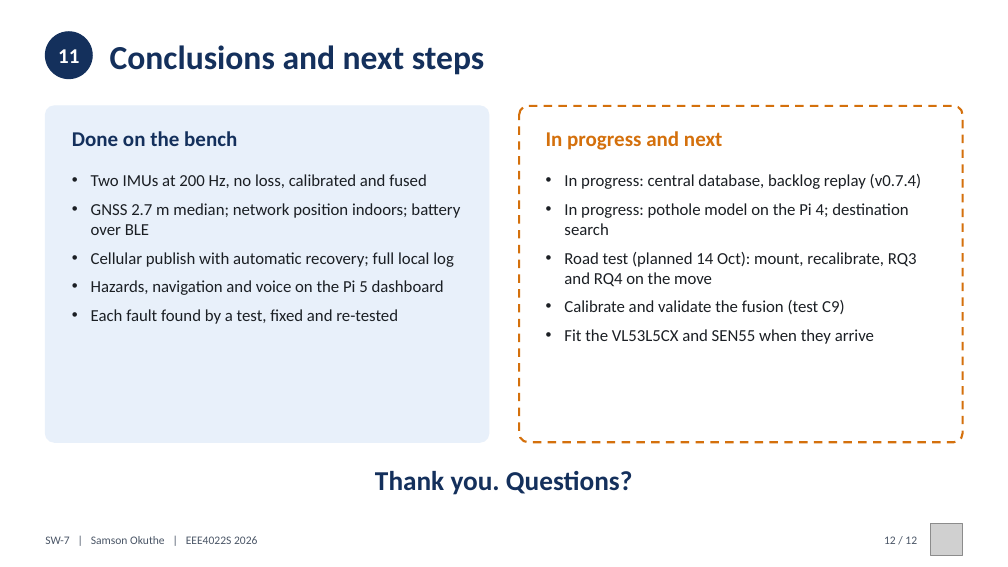
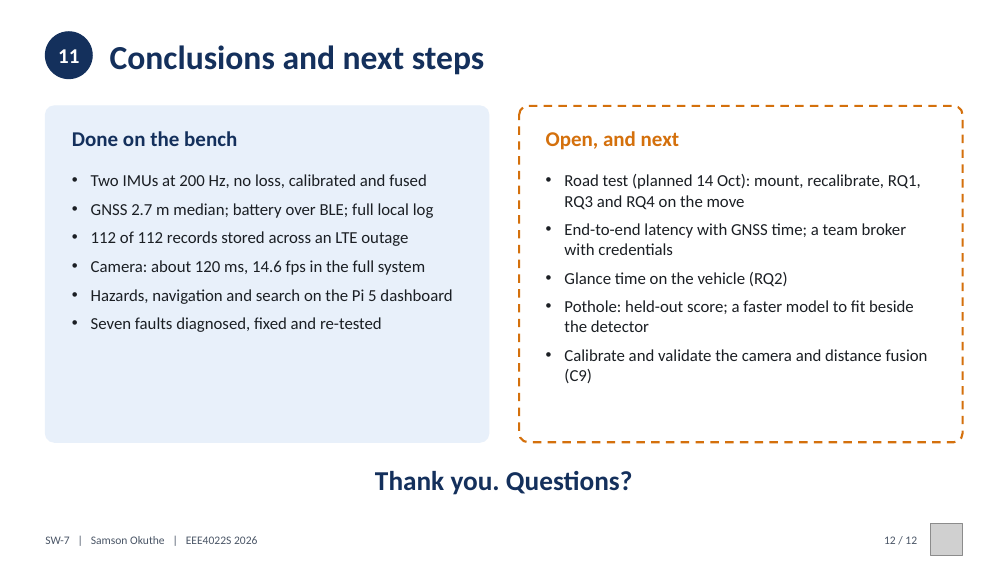
Before and after one commit to 0geder/Tukzie-HPEC-HUD, a slide deck: slide 12 of Presentation/SW7_Final_Presentation.pptx. Drawn at 1008x567 pixels with LibreOffice and Linux fonts; fonts in the diff are those of the drawing; grey boxes stand for pictures. Boxes give left, top, right and bottom in pixels: in the first picture for what was removed or moved away, otherwise in the second. Text is boxed around its words. In the diff, an @@ line names an element or a change of style, - is before the commit and + after.

```diff
--- a/Presentation/SW7_Final_Presentation.pptx
+++ b/Presentation/SW7_Final_Presentation.pptx
@@ text at [546,131,679,150]: text changed @@
-In progress and next
+Open, and next
@@ text at [564,174,928,383]: text changed @@
-• In progress: central database, backlog replay (v0.7.4)
-• In progress: pothole model on the Pi 4; destination search
-• Road test (planned 14 Oct): mount, recalibrate, RQ3 and RQ4 on the move
-• Calibrate and validate the fusion (test C9)
-• Fit the VL53L5CX and SEN55 when they arrive
+• Road test (planned 14 Oct): mount, recalibrate, RQ1, RQ3 and RQ4 on the move
+• End-to-end latency with GNSS time; a team broker with credentials
+• Glance time on the vehicle (RQ2)
+• Pothole: held-out score; a faster model to fit beside the detector
+• Calibrate and validate the camera and distance fusion (C9)
@@ text at [91,203,452,332]: text changed @@
-• GNSS 2.7 m median; network position indoors; battery over BLE
-• Cellular publish with automatic recovery; full local log
-• Hazards, navigation and voice on the Pi 5 dashboard
-• Each fault found by a test, fixed and re-tested
+• GNSS 2.7 m median; battery over BLE; full local log
+• 112 of 112 records stored across an LTE outage
+• Camera: about 120 ms, 14.6 fps in the full system
+• Hazards, navigation and search on the Pi 5 dashboard
+• Seven faults diagnosed, fixed and re-tested
```
Also in this commit, not shown: 8 other slides changed, 1 slide added, 1 slide removed, 8 other files.
